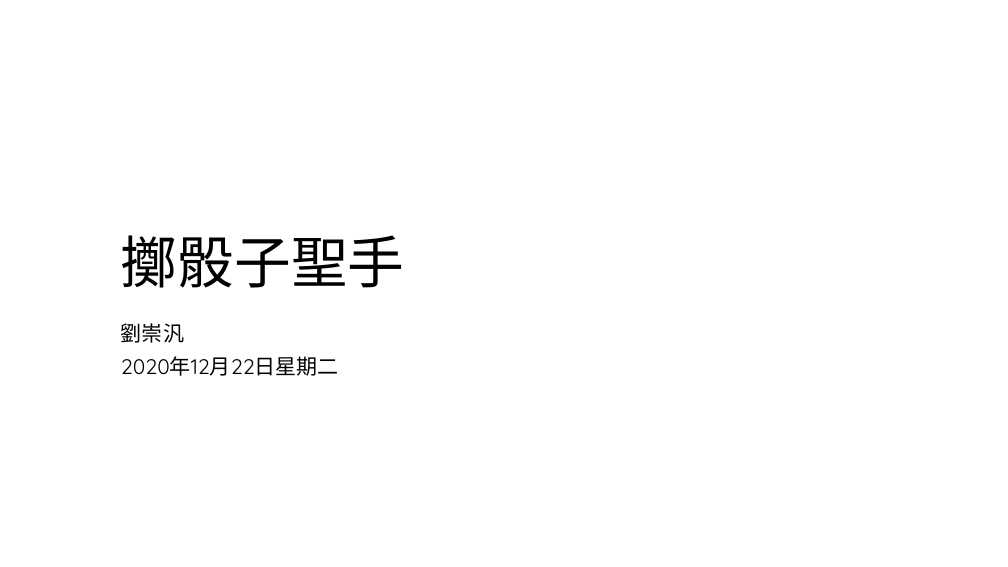
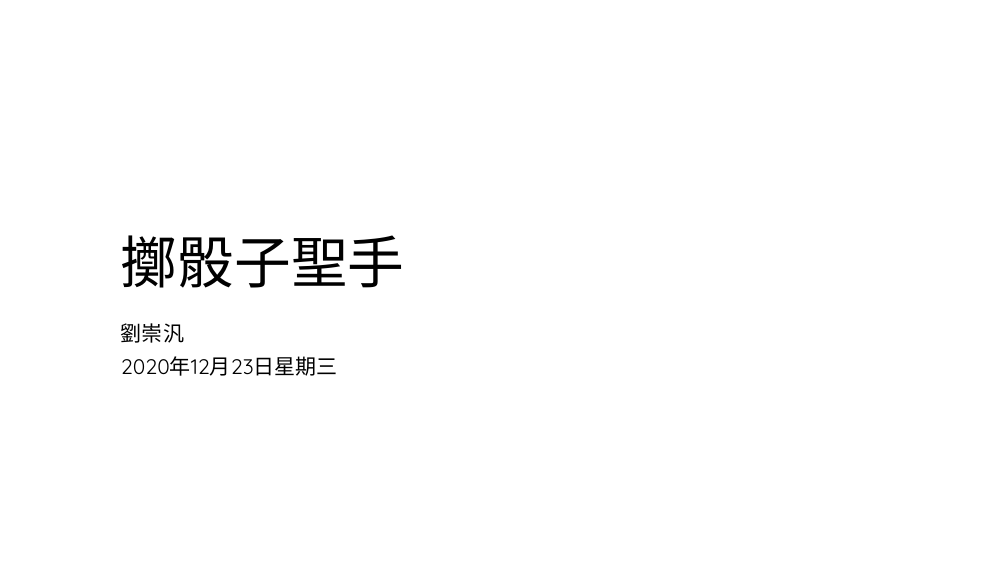
Before and after one commit to liulawsi/My_PPTs, a slide deck: slide 1 of CHING JIAN/AppInventor/04_擲骰子聖手.pptx. Drawn at 1008x567 pixels with LibreOffice and Linux fonts; fonts in the diff are those of the drawing; background and template pictures are left out. Boxes give left, top, right and bottom in pixels: in the first picture for what was removed or moved away, otherwise in the second. Text is boxed around its words. In the diff, an @@ line names an element or a change of style, - is before the commit and + after.

```diff
--- a/CHING JIAN/AppInventor/04_擲骰子聖手.pptx
+++ b/CHING JIAN/AppInventor/04_擲骰子聖手.pptx
@@ subtitle at box(121, 356, 338, 376): text changed @@
-2020年12月22日星期二
+2020年12月23日星期三
```
Also in this commit, not shown: 1 other slide changed, 2 other files.
